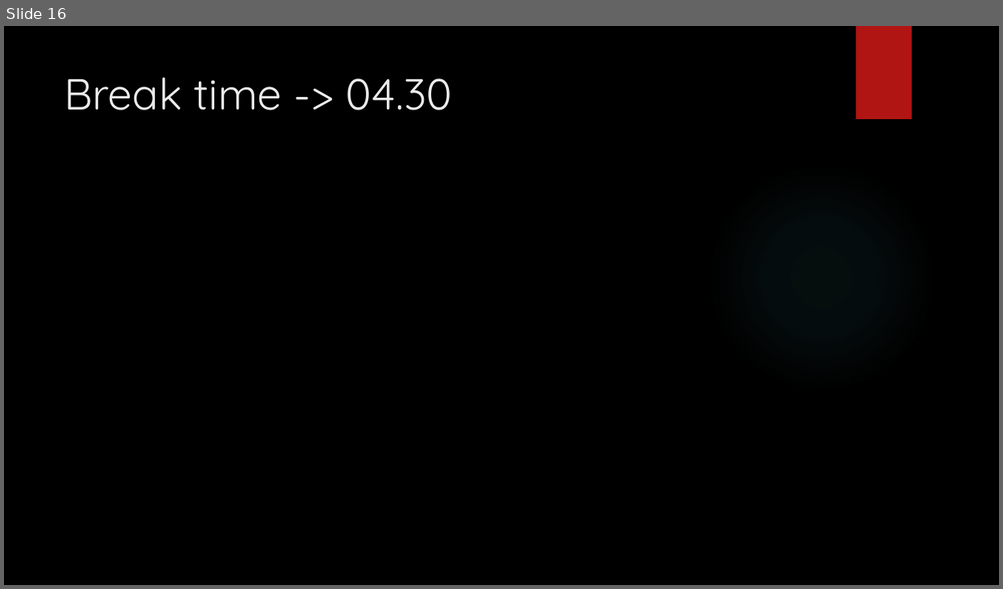
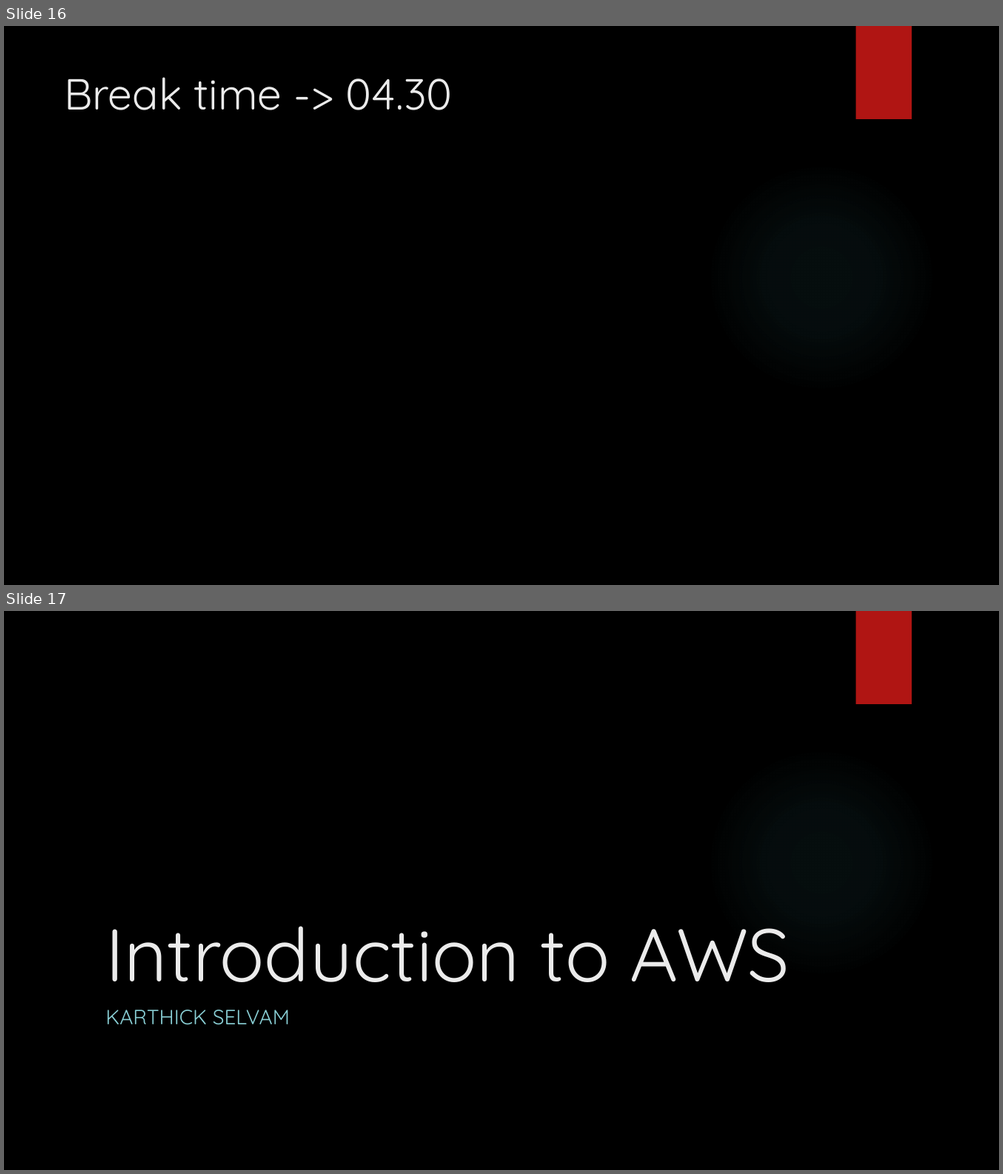
Before and after one commit to karthick1808/CDB21DW013, a slide deck: AWS - 2.pptx. Shown one above the other, each under a label of ours: slide 16 before the commit, slides 16 and 17 after it. The pictures are 1003x589 and 1003x1174 pixels, drawn with LibreOffice and Linux fonts; fonts in the diff are those of the drawing; background and template pictures are left out. Boxes give left, top, right and bottom in pixels: in the first picture for what was removed or moved away, otherwise in the second. Text is boxed around its words. In the diff, an @@ line names an element or a change of style, - is before the commit and + after.

```diff
--- a/AWS - 2.pptx
+++ b/AWS - 2.pptx
@@ slide 17 added at [4,611,999,1170], background picture (left out); not listed: 2 template elements that a slide beside it also shows @@
@@ title added at [105,926,790,982], 72 pt, text #EBEBEB @@
+Introduction to AWS
@@ subtitle added at [105,1010,290,1025], 20 pt, text #8AD0D6 @@
+KARTHICK SELVAM
```
Also in this commit, not shown: 1 slide changed, 19 other slides added.
